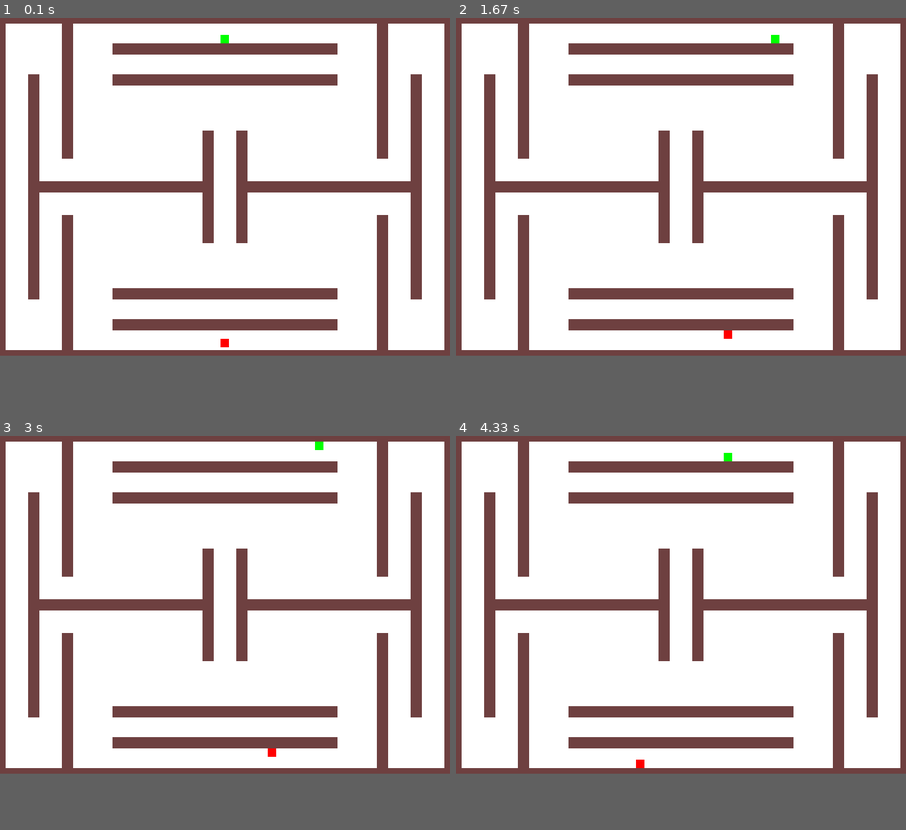
Above: before the commit, frames 1-4 (two rows, left to right).
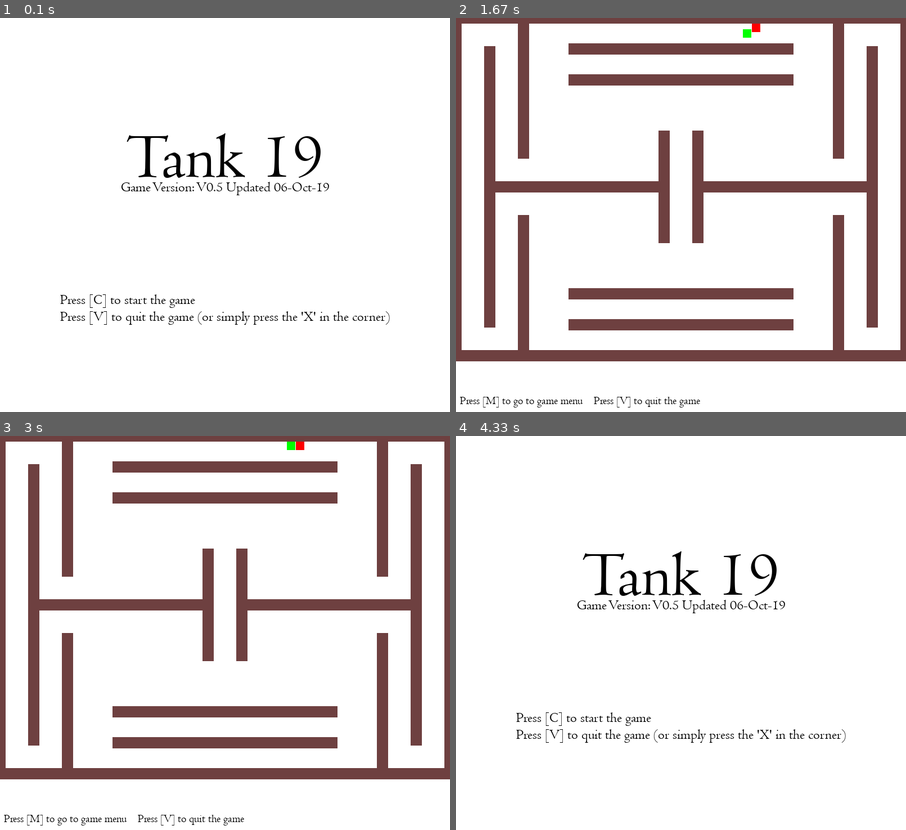
Above: after the commit, the same moments.

Repository: WEGigabyteWeiXiao/Pygame_Project_Guo
Game: pygame game, started from Final File.py
Two runs of this game, one before a commit and one after it. Both use one fixed random seed, a clock stepped at 60 frames per second and the inputs below.
Inputs:
- Up to frame 1 (0.1 s): no input
- Up to frame 2 (1.67 s): tap C at 0.33 s; hold W 0.67-1.13 s; hold Right 0.67-1.13 s; hold Right 1.17-1.63 s; hold D 1.17-1.63 s
- Up to frame 3 (3 s): hold Up 1.67-1.97 s; hold W 1.67-1.97 s; hold Right 2-2.47 s; hold D 2-2.47 s; hold Left from 2.5 s (still down); hold A from 2.5 s (still down)
- Up to frame 4 (4.33 s): release Left at 3.03 s; release A at 3.03 s; hold Down 3.07-3.37 s; hold S 3.07-3.37 s; hold M 3.4-3.8 s; hold Left 3.4-3.8 s; hold A 3.4-3.8 s; hold A 3.83-4.23 s
In our replay, the window is 800x600 before the commit and 800x700 after it. These sizes can differ from the game's own. Grey fills any space a smaller window leaves; there, only what the larger window draws over its background counts as a difference.

The runs differ from the first frame. In frame 1, 22% of the frame differs, in the area x 0-100%, y 0-86%; in frame 2, 2.6%; in frame 3, 2.6%; in frame 4, 22%.

Commit message:
Iteration 2
Main feature of this commit is the start menu. Will make a working scoreboard (to display HP of players) during the week.

Diff:
--- a/Final File.py
+++ b/Final File.py
@@ -1,4 +1,17 @@
 import pygame
+
+pygame.init()
+
+display_width = 800
+display_height = 700
+gameDisplay = pygame.display.set_mode([display_width,display_height])
+#Sets resolution of the game window and actually creates it
+
+pygame.display.set_caption('Tank 19 V0.5 (06-OCT-19)')
+#Sets title of the game window
+
+clock = pygame.time.Clock()
+#Sets the clock speed of the game
 
 black = (0,0,0)
 white = (255,255,255)
@@ -28,7 +41,8 @@
 
     change_x = 0
     change_y = 0
-    #initiates player's speed
+    hp = 100
+    #initiates player's speed and hitpoint
 
     def __init__(self,x,y,colour):
     #constructor
@@ -45,9 +59,9 @@
         #Make the top-left corner of the "tank" the passed-in location
 
     def changespeed(self,x,y):
-    #Changes the speed of the player when related keys are pressed
         self.change_x += x
         self.change_y += y
+        #Changes the speed of the player when related keys are pressed
 
     def move(self, walls):
     #Decides the position of the tank in the next tick
@@ -85,11 +99,13 @@
 
     wall_list = None
     enemy_sprites = None
+    #Initialises wall list and stuffs
 
     def __init__(self):
     #Constructor
         self.wall_list = pygame.sprite.Group()
         self.enemy_sprites = pygame.sprite.Group()
+        #Makes both wall_list and enemy_sprites groups
 
 class M_Classic(Map):
 #Class for map M_Classic
@@ -100,11 +116,11 @@
         walls = [ [0,0,10,600,brown], #Left boundary
                   [0,0,800,10,brown], #Top boundary
                   [790,0,10,600,brown], #Right boundary
-                  [0,590,800,10,brown], #Bottom boundary
+                  [0,590,800,20,brown], #Bottom boundary
                   [50,290,330,20,brown], #Mid Wall (Left)
                   [420,290,330,20,brown], #Mid Wall (Right)
-                  [50,100,20,400,brown], #Left road Wall
-                  [730,100,20,400,brown], #Right road Wall
+                  [50,50,20,500,brown], #Left road Wall
+                  [730,50,20,500,brown], #Right road Wall
                   [360,200,20,200,brown], #Mid road Wall (Left)
                   [420,200,20,200,brown], #Mid road Wall (Right)
                   [670,350,20,250,brown], #BR corner walkway Wall
@@ -123,25 +139,69 @@
             self.wall_list.add(wall)
         #Actually adds all the walls
 
+def start_menu():
+    intro = True
+    #Sets the initial value of iteration condition
+
+    while intro == True:
+        for event in pygame.event.get():
+            if event.type == pygame.QUIT:
+                pygame.quit()
+                quit()
+                #If the window is closed, actually close it
+
+            if event.type == pygame.KEYDOWN:
+            #Detects if the user pressed a button
+                if event.key == pygame.K_c:
+                    main()
+                #If [C] is pressed let the game enter the main loop
+
+                if event.key == pygame.K_v:
+                    pygame.quit()
+                    quit()
+                #If [V] is pressed quit the game
+
+        gameDisplay.fill(white)
+        #fill the screen with white
+
+        canteur115 = pygame.font.Font("Fonts/CENTAUR.TTF", 115)
+        canteur25 = pygame.font.Font("Fonts/CENTAUR.TTF", 25)
+        #Initialise fonts used in the subroutine
+
+        TextSurf, TextRect = text_objects("Tank 19", canteur115)
+        TextRect.center = (400,250)
+        #Displays title of game
+
+        TextSurf2, TextRect2 = text_objects("Game Version: V0.5 Updated 06-Oct-19", canteur25)
+        TextRect2.center = (400,300)
+        #Displays version number of game
+
+        TextSurf3, TextRect3 = text_objects("Press [C] to start the game", canteur25)
+        TextRect3.center = (227,500)
+        TextSurf4, TextRect4 = text_objects("Press [V] to quit the game (or simply press the 'X' in the corner)",canteur25)
+        TextRect4.center = (400,530)
+        #Displays instructions on the window
+
+        gameDisplay.blit(TextSurf, TextRect)
+        gameDisplay.blit(TextSurf2, TextRect2)
+        gameDisplay.blit(TextSurf3, TextRect3)
+        gameDisplay.blit(TextSurf4, TextRect4)
+        pygame.display.update()
+        #Makes all changes made above to take effect
+
+def text_objects(text, font):
+    textSurface = font.render(text, True, black)
+    return textSurface, textSurface.get_rect()
+#Function for setting massage display
 
 def main():
 #Main program
-    pygame.init()
-    #initiates pygame
-
-    display_width = 800
-    display_height = 600
-    gameDisplay = pygame.display.set_mode([display_width,display_height])
-    #Sets resolution of the game window and actually creates it
-
-    pygame.display.set_caption('TryHard MazeGame V0.2 (27-SEP-19)')
-    #Sets title of the game window
-
-    player = Player(392,30,green)
-    opponent = Player(392,570,red)
+
+    player1 = Player(342,20,green)
+    player2 = Player(442,20,red)
     movingsprites = pygame.sprite.Group()
-    movingsprites.add(player)
-    movingsprites.add(opponent)
+    movingsprites.add(player1)
+    movingsprites.add(player2)
     #Creates the player and the AI, adds them into the sprite list
 
     maps = []
@@ -169,60 +229,80 @@
 
             if event.type == pygame.KEYDOWN:
                 if event.key == pygame.K_LEFT:
-                    player.changespeed(-6,0)
+                    player1.changespeed(-6,0)
                 if event.key == pygame.K_RIGHT:
-                    player.changespeed(6,0)
+                    player1.changespeed(6,0)
                 if event.key == pygame.K_UP:
-                    player.changespeed(0,-6)
+                    player1.changespeed(0,-6)
                 if event.key == pygame.K_DOWN:
-                    player.changespeed(0,6)
+                    player1.changespeed(0,6)
                 #When a direction key is pressed let the player to do according movements
                 if event.key == pygame.K_a:
-                    opponent.changespeed(-6,0)
+                    player2.changespeed(-6,0)
                 if event.key == pygame.K_d:
-                    opponent.changespeed(6,0)
+                    player2.changespeed(6,0)
                 if event.key == pygame.K_w:
-                    opponent.changespeed(0,-6)
+                    player2.changespeed(0,-6)
                 if event.key == pygame.K_s:
-                    opponent.changespeed(0,6)
-                #When W/A/S/D is presses let the opponent to do according movements
+                    player2.changespeed(0,6)
+                #When W/A/S/D is presses let the other player to do according movements
+
+                if event.key == pygame.K_m:
+                    start_menu()
+                #When M is pressed go back to main game menu
+
+                if event.key == pygame.K_v:
+                    pygame.quit()
+                    quit()
+                #When V is pressed quit the game
 
             if event.type == pygame.KEYUP:
                 if event.key == pygame.K_LEFT:
-                    player.changespeed(6,0)
+                    player1.changespeed(6,0)
                 if event.key == pygame.K_RIGHT:
-                    player.changespeed(-6,0)
+                    player1.changespeed(-6,0)
                 if event.key == pygame.K_UP:
-                    player.changespeed(0,6)
+                    player1.changespeed(0,6)
                 if event.key == pygame.K_DOWN:
-                    player.changespeed(0,-6)
+                    player1.changespeed(0,-6)
                 #When a direction key is released reset the player's speed
                 if event.key == pygame.K_a:
-                    opponent.changespeed(6,0)
+                    player2.changespeed(6,0)
                 if event.key == pygame.K_d:
-                    opponent.changespeed(-6,0)
+                    player2.changespeed(-6,0)
                 if event.key == pygame.K_w:
-                    opponent.changespeed(0,6)
+                    player2.changespeed(0,6)
                 if event.key == pygame.K_s:
-                    opponent.changespeed(0,-6)
+                    player2.changespeed(0,-6)
+                #When W/A/S/D is released let reset the other player's speed
         #Event processing ends here
 
         #Game logic starts here
 
         #Game logic ends here
 
+        #Additional drawing starts here
+        canteur20 = pygame.font.Font("Fonts/CENTAUR.TTF", 20)
+        #Defines fonts used in main game loop
+
         gameDisplay.fill(white)
-        #Fills the entire window with white
+        #Fills the entire window with white to initialise
+
+        TextSurf5, TextRect5 = text_objects("Press [M] to go to game menu    Press [V] to quit the game", canteur20)
+        TextRect5.center = (220,680)
+        gameDisplay.blit(TextSurf5, TextRect5)
+
+        #Additional drawing stops here
 
         movingsprites.draw(gameDisplay)
         current_map.wall_list.draw(gameDisplay)
         #Draws all sprites and walls
 
-        player.move(current_map.wall_list)
-        opponent.move(current_map.wall_list)
+        player1.move(current_map.wall_list)
+        player2.move(current_map.wall_list)
         #Updates the position of player in each tick
 
-        pygame.display.flip()
+        pygame.display.update()
         #Updates the game window
 
         clock.tick(30)
@@ -232,5 +312,5 @@
     #Quit the game when the game is no longer inside the main loop
 
 if __name__ == "__main__":
-    main()
-#Calls main loop at the start of the game
+    start_menu()
+#Calls main menu at the start of the game
Binary file added: Fonts/CENTAUR.TTF
